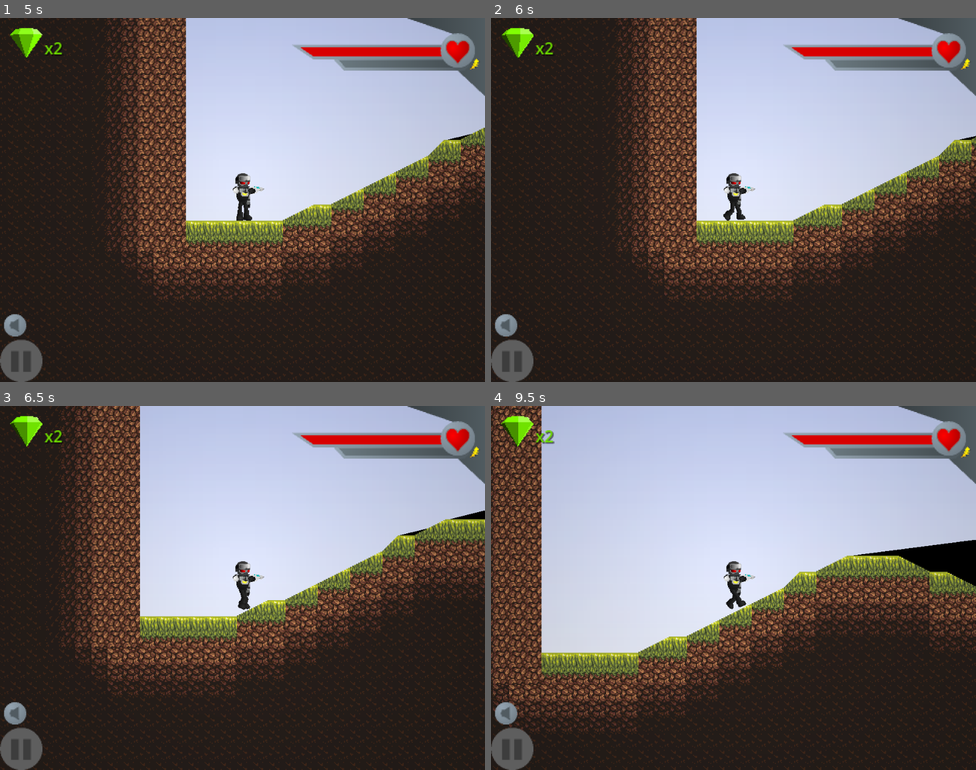
Above: before the commit, frames 1-4 (two rows, left to right).
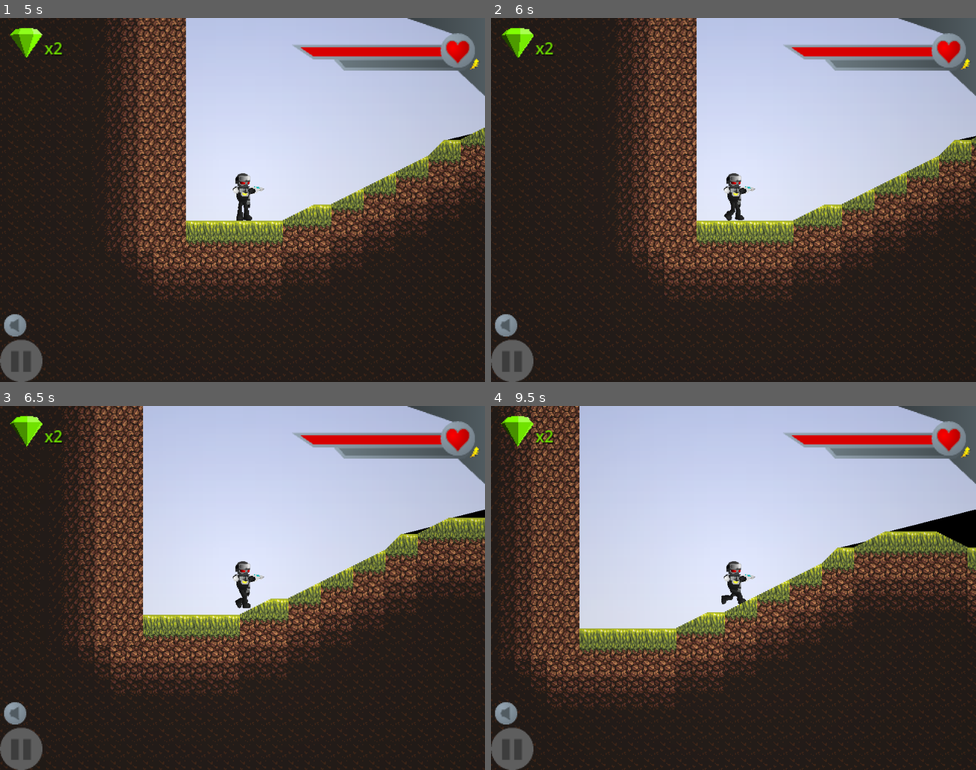
Above: after the commit, the same moments.

Repository: HMI-Studios/Skylands-WFA
Game: Godot game, scene res://ui/Intro.tscn
Same seed, same stepped clock (60 frames per second), same inputs: the game is played once before the commit and once after it. Sound files missing from this copy of the repository are replaced by a short silence.
Inputs (mouse positions are in pixels of both pictures, inside the frame that each line leads up to):
- Up to frame 1 (5 s): move the mouse to (349, 181) at 0.52 s; hold C (scope) 0.53-1.28 s; hold Right (move_right) 0.53-2.03 s; click (349, 181) at 0.67 s; tap Up (jump) at 0.77, 1.52, 3.02, 3.77 s; tap Down (sneak) at 0.8, 1.35, 2.3 s; move the mouse to (145, 218) at 1.27 s; tap C (scope) at 1.55, 3.05 s; tap Enter at 2 s; move the mouse to (291, 119) at 2.02 s; hold Left (move_left) 2.03-2.78 s; hold C (scope) 2.03-2.78 s; move the mouse to (218, 272) at 2.77 s; hold Right (move_right) 2.78-4.25 s; tap X (shoot) at 2.85 s; click (218, 272) at 2.92 s; tap Space (space) at 3.5 s; move the mouse to (388, 254) at 3.52 s; hold Down (sneak) 3.53-4.25 s; click "New Game" at 4.25 s
- Up to frame 2 (6 s): move the mouse to (588, 145) at 5.02 s; hold Left (move_left) 5.03-5.78 s; tap Space (space) at 5.1 s; tap Up (jump) at 5.27 s; tap C (scope) at 5.3 s; move the mouse to (757, 200) at 5.77 s; hold Right (move_right) from 5.78 s (still down); hold C (scope) from 5.78 s (still down); click (757, 200) at 5.92 s
- Up to frame 3 (6.5 s): keep holding Right (move_right); keep holding C (scope); tap Down (sneak) at 6.05 s
- Up to frame 4 (9.5 s): move the mouse to (660, 497) at 6.52 s; release Right (move_right) at 6.53 s; release C (scope) at 6.53 s; hold Left (move_left) 6.53-8.03 s; tap Down (sneak) at 6.6, 7.55 s; tap Up (jump) at 6.77, 7.52, 8.27 s; tap C (scope) at 6.8, 8.3 s; move the mouse to (840, 569) at 7.27 s; hold C (scope) 7.28-8.03 s; move the mouse to (636, 606) at 8.02 s; hold Right (move_right) from 8.03 s (still down); tap X (shoot) at 8.1 s; click (636, 606) at 8.17 s; move the mouse to (782, 507) at 8.77 s; hold Down (sneak) from 8.78 s (still down)

Frame 1 is identical in both runs. In frame 2, less than 0.1% of the frame differs, in the area x 47-53%, y 51-56%; in frame 3, 20%; in frame 4, 30%, in the area x 0-100%, y 0-100%.

Commit message:
add sneaking

Diff:
--- a/project/scenes/CharacterRig.tscn
+++ b/project/scenes/CharacterRig.tscn
@@ -703,11 +703,262 @@
 "values": [0.0]
 }
 
+[sub_resource type="Animation" id="Animation_jnm7i"]
+resource_name = "Sneak-Idle"
+length = 0.001
+tracks/0/type = "value"
+tracks/0/imported = false
+tracks/0/enabled = true
+tracks/0/path = NodePath("Hips/Near Leg/Near Foot:position")
+tracks/0/interp = 1
+tracks/0/loop_wrap = true
+tracks/0/keys = {
+"times": PackedFloat32Array(0),
+"transitions": PackedFloat32Array(1),
+"update": 0,
+"values": [Vector2(0, 11)]
+}
+tracks/1/type = "value"
+tracks/1/imported = false
+tracks/1/enabled = true
+tracks/1/path = NodePath("Hips/Near Leg/Near Foot:rotation")
+tracks/1/interp = 1
+tracks/1/loop_wrap = true
+tracks/1/keys = {
+"times": PackedFloat32Array(0),
+"transitions": PackedFloat32Array(1),
+"update": 0,
+"values": [1.46006]
+}
+tracks/2/type = "value"
+tracks/2/imported = false
+tracks/2/enabled = true
+tracks/2/path = NodePath("Hips/Near Leg:position")
+tracks/2/interp = 1
+tracks/2/loop_wrap = true
+tracks/2/keys = {
+"times": PackedFloat32Array(0),
+"transitions": PackedFloat32Array(1),
+"update": 0,
+"values": [Vector2(-3, 3)]
+}
+tracks/3/type = "value"
+tracks/3/imported = false
+tracks/3/enabled = true
+tracks/3/path = NodePath("Hips/Near Leg:rotation")
+tracks/3/interp = 1
+tracks/3/loop_wrap = true
+tracks/3/keys = {
+"times": PackedFloat32Array(0),
+"transitions": PackedFloat32Array(1),
+"update": 0,
+"values": [0.0850554]
+}
+tracks/4/type = "value"
+tracks/4/imported = false
+tracks/4/enabled = true
+tracks/4/path = NodePath("Hips/Far Leg/Far Foot:position")
+tracks/4/interp = 1
+tracks/4/loop_wrap = true
+tracks/4/keys = {
+"times": PackedFloat32Array(0),
+"transitions": PackedFloat32Array(1),
+"update": 0,
+"values": [Vector2(0, 11)]
+}
+tracks/5/type = "value"
+tracks/5/imported = false
+tracks/5/enabled = true
+tracks/5/path = NodePath("Hips/Far Leg/Far Foot:rotation")
+tracks/5/interp = 1
+tracks/5/loop_wrap = true
+tracks/5/keys = {
+"times": PackedFloat32Array(0),
+"transitions": PackedFloat32Array(1),
+"update": 0,
+"values": [1.08674]
+}
+tracks/6/type = "value"
+tracks/6/imported = false
+tracks/6/enabled = true
+tracks/6/path = NodePath("Hips/Far Leg:position")
+tracks/6/interp = 1
+tracks/6/loop_wrap = true
+tracks/6/keys = {
+"times": PackedFloat32Array(0),
+"transitions": PackedFloat32Array(1),
+"update": 0,
+"values": [Vector2(4, 3)]
+}
+tracks/7/type = "value"
+tracks/7/imported = false
+tracks/7/enabled = true
+tracks/7/path = NodePath("Hips/Far Leg:rotation")
+tracks/7/interp = 1
+tracks/7/loop_wrap = true
+tracks/7/keys = {
+"times": PackedFloat32Array(0),
+"transitions": PackedFloat32Array(1),
+"update": 0,
+"values": [-1.08649]
+}
+
+[sub_resource type="Animation" id="Animation_duig4"]
+resource_name = "Sneak-Walk"
+loop_mode = 1
+step = 0.125
+tracks/0/type = "value"
+tracks/0/imported = false
+tracks/0/enabled = true
+tracks/0/path = NodePath("Hips/Far Leg:position")
+tracks/0/interp = 1
+tracks/0/loop_wrap = true
+tracks/0/keys = {
+"times": PackedFloat32Array(0, 0.125, 0.25, 0.375, 0.5, 0.625, 0.75, 0.875),
+"transitions": PackedFloat32Array(1, 1, 1, 1, 1, 1, 1, 1),
+"update": 0,
+"values": [Vector2(4, 3), Vector2(4, 3), Vector2(3, 3), Vector2(3, 3), Vector2(3, 3), Vector2(3, 3), Vector2(4, 3), Vector2(4, 3)]
+}
+tracks/1/type = "value"
+tracks/1/imported = false
+tracks/1/enabled = true
+tracks/1/path = NodePath("Hips/Far Leg:rotation")
+tracks/1/interp = 1
+tracks/1/loop_wrap = true
+tracks/1/keys = {
+"times": PackedFloat32Array(0, 0.125, 0.25, 0.375, 0.5, 0.625, 0.75, 0.875),
+"transitions": PackedFloat32Array(1, 1, 1, 1, 1, 1, 1, 1),
+"update": 0,
+"values": [-1.08649, -0.913619, -0.641584, -0.0208069, 0.425015, 0.684154, -0.0465415, -0.756428]
+}
+tracks/2/type = "value"
+tracks/2/imported = false
+tracks/2/enabled = true
+tracks/2/path = NodePath("Hips/Far Leg/Far Foot:position")
+tracks/2/interp = 1
+tracks/2/loop_wrap = true
+tracks/2/keys = {
+"times": PackedFloat32Array(0, 0.125, 0.25, 0.375, 0.5, 0.625, 0.75, 0.875),
+"transitions": PackedFloat32Array(1, 1, 1, 1, 1, 1, 1, 1),
+"update": 0,
+"values": [Vector2(0, 11), Vector2(0, 11), Vector2(0, 11), Vector2(0, 11), Vector2(0, 11), Vector2(0, 11), Vector2(0, 11), Vector2(0, 11)]
+}
+tracks/3/type = "value"
+tracks/3/imported = false
+tracks/3/enabled = true
+tracks/3/path = NodePath("Hips/Far Leg/Far Foot:rotation")
+tracks/3/interp = 1
+tracks/3/loop_wrap = true
+tracks/3/keys = {
+"times": PackedFloat32Array(0, 0.125, 0.25, 0.375, 0.5, 0.625, 0.75, 0.875),
+"transitions": PackedFloat32Array(1, 1, 1, 1, 1, 1, 1, 1),
+"update": 0,
+"values": [1.08674, 1.4202, 1.42495, 1.62088, 1.12676, 0.754484, 1.27536, 1.46392]
+}
+tracks/4/type = "value"
+tracks/4/imported = false
+tracks/4/enabled = true
+tracks/4/path = NodePath("Hips/Far Leg/Far Foot/Far Shoe:position")
+tracks/4/interp = 1
+tracks/4/loop_wrap = true
+tracks/4/keys = {
+"times": PackedFloat32Array(0, 0.125, 0.25, 0.375, 0.5, 0.625, 0.75, 0.875),
+"transitions": PackedFloat32Array(1, 1, 1, 1, 1, 1, 1, 1),
+"update": 0,
+"values": [Vector2(0, 13), Vector2(0, 13), Vector2(0, 13), Vector2(0, 13), Vector2(0, 13), Vector2(0, 13), Vector2(0, 13), Vector2(0, 13)]
+}
+tracks/5/type = "value"
+tracks/5/imported = false
+tracks/5/enabled = true
+tracks/5/path = NodePath("Hips/Far Leg/Far Foot/Far Shoe:rotation")
+tracks/5/interp = 1
+tracks/5/loop_wrap = true
+tracks/5/keys = {
+"times": PackedFloat32Array(0, 0.125, 0.25, 0.375, 0.5, 0.625, 0.75, 0.875),
+"transitions": PackedFloat32Array(1, 1, 1, 1, 1, 1, 1, 1),
+"update": 0,
+"values": [0.0, -0.50677, -0.785211, -0.120265, 0.0452217, 0.134906, -0.806438, -0.630875]
+}
+tracks/6/type = "value"
+tracks/6/imported = false
+tracks/6/enabled = true
+tracks/6/path = NodePath("Hips/Near Leg:position")
+tracks/6/interp = 1
+tracks/6/loop_wrap = true
+tracks/6/keys = {
+"times": PackedFloat32Array(0, 0.125, 0.25, 0.375, 0.5, 0.625, 0.75, 0.875),
+"transitions": PackedFloat32Array(1, 1, 1, 1, 1, 1, 1, 1),
+"update": 0,
+"values": [Vector2(-3, 3), Vector2(-3, 3), Vector2(-2, 3), Vector2(-2, 3), Vector2(-2, 3), Vector2(-2, 3), Vector2(-3, 3), Vector2(-3, 3)]
+}
+tracks/7/type = "value"
+tracks/7/imported = false
+tracks/7/enabled = true
+tracks/7/path = NodePath("Hips/Near Leg:rotation")
+tracks/7/interp = 1
+tracks/7/loop_wrap = true
+tracks/7/keys = {
+"times": PackedFloat32Array(0, 0.125, 0.25, 0.375, 0.5, 0.625, 0.75, 0.875),
+"transitions": PackedFloat32Array(1, 1, 1, 1, 1, 1, 1, 1),
+"update": 0,
+"values": [0.0850554, 0.358063, -0.212619, -1.18301, -1.18301, -1.21337, -0.817223, -0.0915896]
+}
+tracks/8/type = "value"
+tracks/8/imported = false
+tracks/8/enabled = true
+tracks/8/path = NodePath("Hips/Near Leg/Near Foot:position")
+tracks/8/interp = 1
+tracks/8/loop_wrap = true
+tracks/8/keys = {
+"times": PackedFloat32Array(0, 0.125, 0.25, 0.375, 0.5, 0.625, 0.75, 0.875),
+"transitions": PackedFloat32Array(1, 1, 1, 1, 1, 1, 1, 1),
+"update": 0,
+"values": [Vector2(0, 11), Vector2(0, 11), Vector2(0, 11), Vector2(0, 11), Vector2(0, 11), Vector2(0, 11), Vector2(0, 11), Vector2(0, 11)]
+}
+tracks/9/type = "value"
+tracks/9/imported = false
+tracks/9/enabled = true
+tracks/9/path = NodePath("Hips/Near Leg/Near Foot:rotation")
+tracks/9/interp = 1
+tracks/9/loop_wrap = true
+tracks/9/keys = {
+"times": PackedFloat32Array(0, 0.125, 0.25, 0.375, 0.5, 0.625, 0.75, 0.875),
+"transitions": PackedFloat32Array(1, 1, 1, 1, 1, 1, 1, 1),
+"update": 0,
+"values": [1.46006, 1.14142, 1.75545, 1.88367, 1.2095, 0.9632, 1.54988, 1.67118]
+}
+tracks/10/type = "value"
+tracks/10/imported = false
+tracks/10/enabled = true
+tracks/10/path = NodePath("Hips/Near Leg/Near Foot/Near Shoe:position")
+tracks/10/interp = 1
+tracks/10/loop_wrap = true
+tracks/10/keys = {
+"times": PackedFloat32Array(0, 0.125, 0.25, 0.375, 0.5, 0.625, 0.75, 0.875),
+"transitions": PackedFloat32Array(1, 1, 1, 1, 1, 1, 1, 1),
+"update": 0,
+"values": [Vector2(-1, 14), Vector2(-1, 14), Vector2(-1, 14), Vector2(-1, 14), Vector2(-1, 14), Vector2(-1, 14), Vector2(-1, 14), Vector2(-1, 14)]
+}
+tracks/11/type = "value"
+tracks/11/imported = false
+tracks/11/enabled = true
+tracks/11/path = NodePath("Hips/Near Leg/Near Foot/Near Shoe:rotation")
+tracks/11/interp = 1
+tracks/11/loop_wrap = true
+tracks/11/keys = {
+"times": PackedFloat32Array(0, 0.125, 0.25, 0.375, 0.5, 0.625, 0.75, 0.875),
+"transitions": PackedFloat32Array(1, 1, 1, 1, 1, 1, 1, 1),
+"update": 0,
+"values": [0.0, 0.0738223, 0.0263169, -0.166212, -0.166212, 0.217203, -0.672789, -0.111606]
+}
+
 [sub_resource type="AnimationLibrary" id="AnimationLibrary_dx2d8"]
 _data = {
 "Idle": SubResource("Animation_emxsi"),
 "Jump": SubResource("Animation_1vmo7"),
 "RESET": SubResource("Animation_2n5o7"),
+"Sneak-Idle": SubResource("Animation_jnm7i"),
+"Sneak-Walk": SubResource("Animation_duig4"),
 "Walk": SubResource("Animation_sg403")
 }
 
--- a/project/scripts/Player.gd
+++ b/project/scripts/Player.gd
@@ -23,6 +23,8 @@
 var facing_angle
 var aim_target = null
 var last_movement_direction = 1
+var is_auto_aiming = false
+var is_sneaking = false
 
 var is_gun_in_right_hand
 var gun = preload("res://scenes/items/GDFSER.tscn").instantiate()
@@ -97,7 +99,9 @@
         if not $GunRay.is_colliding():
             gun.shoot(aim_vec)
 
-    if Input.is_action_just_pressed("scope"):
+    var auto_aim = is_sneaking
+    if auto_aim and not is_auto_aiming:
+        is_auto_aiming = true
         var shortest_distance = null
         for entity in entities.get_children():
             var diff = (entity.global_position - $Targeting.global_position) / scale
@@ -108,20 +112,35 @@
             if shortest_distance == null or diff.length() < shortest_distance:
                 shortest_distance = diff.length()
                 aim_target = entity
-    elif Input.is_action_pressed("scope"):
+    elif auto_aim and is_auto_aiming:
         last_movement_direction = 1 if facing_right else -1
-    elif Input.is_action_just_released("scope"):
+    elif (not auto_aim) and is_auto_aiming:
+        is_auto_aiming = false
         aim_target = null
 
 
 func horizontal_movement(delta):
+    var speed_factor = 1
+
+    if Input.is_action_pressed("sneak"):
+        speed_factor = 0.5
+        if not is_sneaking:
+            is_sneaking = true
+            $HitBox.shape.size.y = 63
+            $HitBox.position.y = -8.5
+    else:
+        if is_sneaking:
+            is_sneaking = false
+            $HitBox.shape.size.y = 71
+            $HitBox.position.y = -4.5
+
     var horizontal_input = Input.get_action_strength("move_right") - Input.get_action_strength("move_left")
     if horizontal_input != 0:
         last_movement_direction = sign(horizontal_input)
-        if abs(velocity.x) < max_speed:
-            velocity.x += horizontal_input * speed
+        if abs(velocity.x) < max_speed * speed_factor:
+            velocity.x += horizontal_input * speed * speed_factor
         else:
-            velocity.x = horizontal_input * max_speed
+            velocity.x = horizontal_input * max_speed * speed_factor
     else:
         if is_on_floor():
             velocity.x *= 0.6
@@ -141,7 +160,10 @@
             play_walk_animation()
         else:
             stop_walk_animation()
-            animation_player.play("Idle")
+            if is_sneaking:
+                animation_player.play("Sneak-Idle")
+            else:
+                animation_player.play("Idle")
     else:
         animation_player.play("Jump")
 
@@ -161,7 +183,10 @@
     else:
         direction_sign = -1
     var animation_speed = abs(velocity.x) * 0.014 * (sign(velocity.x) * direction_sign)
-    if not animation_player.is_playing():
+    #if not animation_player.is_playing():
+    if is_sneaking:
+        animation_player.play("Sneak-Walk")
+    else:
         animation_player.play("Walk")
     animation_player.set_speed_scale(animation_speed)
 
Not shown: 1 places in project/scenes/CharacterRig.tscn that only renumber resources
